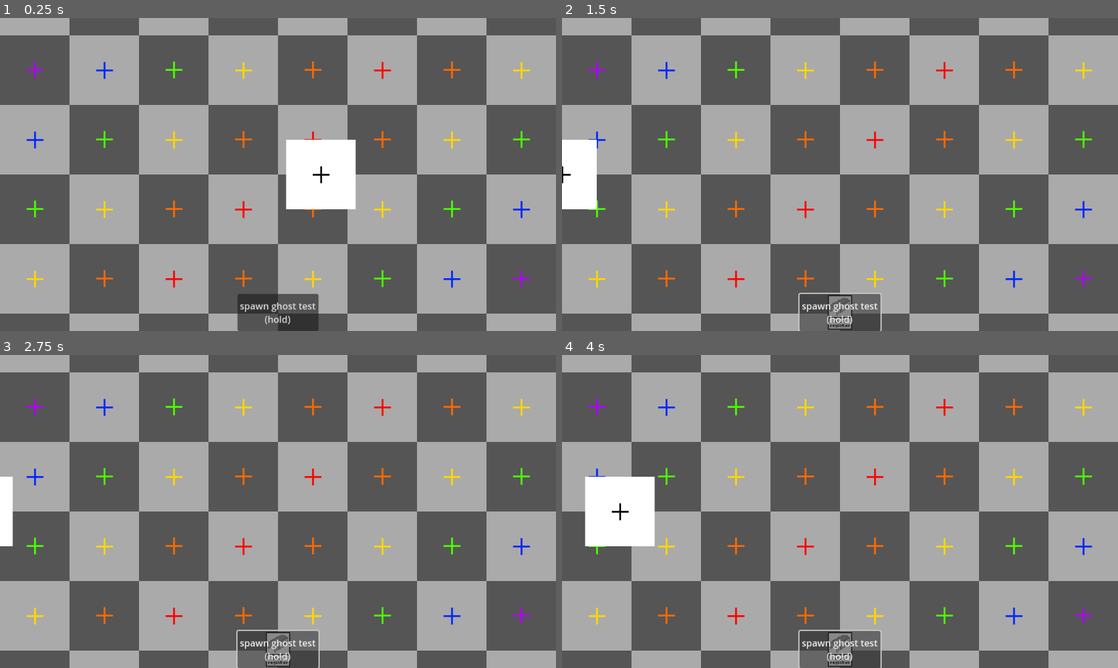
Above: before the commit, frames 1-4 (two rows, left to right).
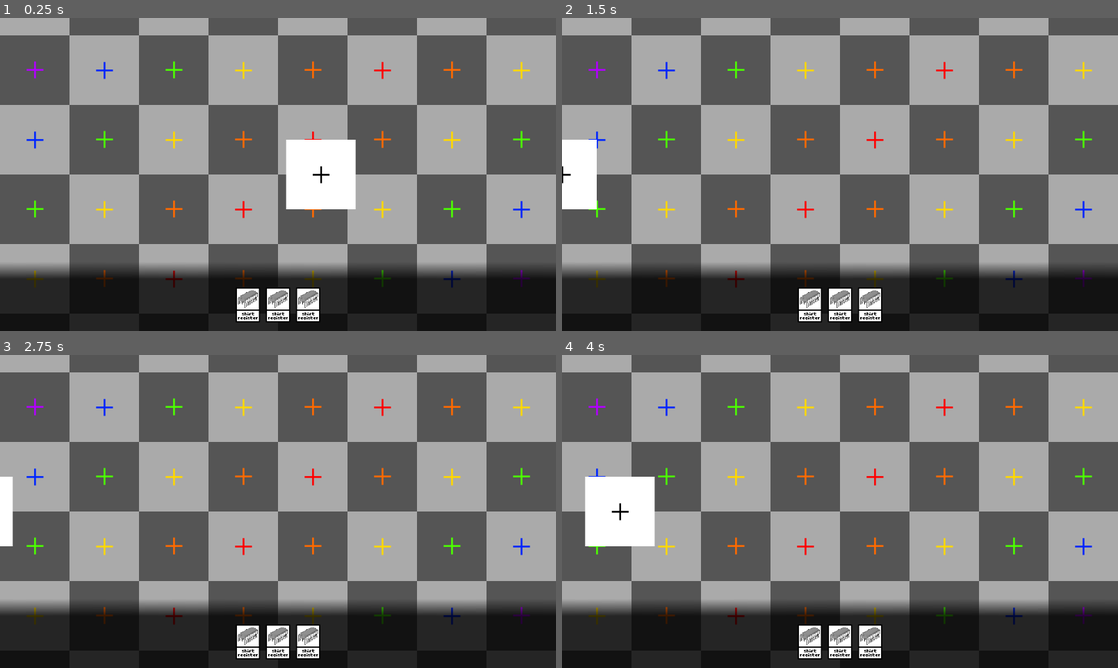
Above: after the commit, the same moments.

Repository: NobleMetalLabs/the-genesis-gambit
Game: Godot game, scene res://scn/tests/test.tscn
Same seed, same stepped clock (60 frames per second), same inputs: the game is played once before the commit and once after it.
Inputs (mouse positions are in pixels of both pictures, inside the frame that each line leads up to; where the layout moved, square brackets give the same spot in the first picture):
- Up to frame 1 (0.25 s): no input
- Up to frame 2 (1.5 s): click (840, 312) at 0.5 s, where only the run before the commit has a clickable "spawn ghost test (hold)"; click (812, 305) [840, 312] at 1.25 s
- Up to frame 3 (2.75 s): click (278, 642) [278, 649] at 2 s
- Up to frame 4 (4 s): click (867, 642) [840, 649] at 2.75 s; click (812, 642) [840, 649] at 3.5 s

The runs differ from the first frame. In frame 1, 21% of the frame differs, in the area x 0-100%, y 78-100%; in frame 2, 20%; in frame 3, 20%; in frame 4, 20%.

Commit message:
Testing out hand appearance
Very tentative

Diff:
--- a/scn/ui/ClientUI.tscn
+++ b/scn/ui/ClientUI.tscn
@@ -1,10 +1,12 @@
-[gd_scene load_steps=6 format=3 uid="uid://b4fmewjxtuggy"]
+[gd_scene load_steps=8 format=3 uid="uid://b4fmewjxtuggy"]
 
 [ext_resource type="Script" path="res://src/ui/ClientUI.gd" id="1_68p1r"]
 [ext_resource type="PackedScene" uid="uid://db8am01hwwg1q" path="res://scn/ui/UIFullCard.tscn" id="2_5wpux"]
 [ext_resource type="PackedScene" uid="uid://es3xnd1snslt" path="res://scn/ui/TempCard.tscn" id="2_fpva6"]
 [ext_resource type="Script" path="res://src/ui/CardInfoPanel.gd" id="3_73koh"]
+[ext_resource type="Texture2D" uid="uid://cdhjukcem57os" path="res://ast/image/ui/test-hand-bg.png" id="3_ahllg"]
 [ext_resource type="Texture2D" uid="uid://djjhjh04iwame" path="res://ast/image/cards/fgs/target-placeholder.png" id="5_kgfmm"]
+[ext_resource type="Texture2D" uid="uid://mxqovcc74tr" path="res://ast/image/cards/fgs/test-chip.png" id="7_ilnys"]
 
 [node name="CLIENT-UI" type="Control"]
 z_index = 1
@@ -16,21 +18,7 @@
 grow_vertical = 2
 script = ExtResource("1_68p1r")
 temp_card_scn = ExtResource("2_fpva6")
-
-[node name="Button" type="Button" parent="."]
-layout_mode = 1
-anchors_preset = 7
-anchor_left = 0.5
-anchor_top = 1.0
-anchor_right = 0.5
-anchor_bottom = 1.0
-offset_left = -70.0
-offset_top = -64.0
-offset_right = 70.0
-grow_horizontal = 2
-grow_vertical = 0
-text = "spawn ghost test
-(hold)"
+metadata/_edit_lock_ = true
 
 [node name="CARD-INFO-PANEL" type="Panel" parent="."]
 unique_name_in_owner = true
@@ -64,4 +52,34 @@
 visible = false
 texture = ExtResource("5_kgfmm")
 
-[connection signal="button_down" from="Button" to="." method="_on_button_button_down"]
+[node name="DeckBG" type="Sprite2D" parent="."]
+modulate = Color(1, 1, 1, 0.784314)
+z_index = 1
+position = Vector2(0, 420)
+texture = ExtResource("3_ahllg")
+centered = false
+
+[node name="HBoxContainer" type="HBoxContainer" parent="."]
+z_index = 1
+layout_mode = 0
+offset_top = 465.0
+offset_right = 960.0
+offset_bottom = 525.0
+theme_override_constants/separation = 10
+alignment = 1
+
+[node name="TextureButton" type="TextureButton" parent="HBoxContainer"]
+layout_mode = 2
+texture_normal = ExtResource("7_ilnys")
+
+[node name="TextureButton2" type="TextureButton" parent="HBoxContainer"]
+layout_mode = 2
+texture_normal = ExtResource("7_ilnys")
+
+[node name="TextureButton3" type="TextureButton" parent="HBoxContainer"]
+layout_mode = 2
+texture_normal = ExtResource("7_ilnys")
+
+[connection signal="button_down" from="HBoxContainer/TextureButton" to="." method="_on_button_button_down"]
+[connection signal="button_down" from="HBoxContainer/TextureButton2" to="." method="_on_button_button_down"]
+[connection signal="button_down" from="HBoxContainer/TextureButton3" to="." method="_on_button_button_down"]
--- a/src/ui/TempCard.gd
+++ b/src/ui/TempCard.gd
@@ -16,8 +16,9 @@
 func _input(event : InputEvent) -> void:
 	if not event is InputEventMouseButton: return
 	if event.button_index == MOUSE_BUTTON_LEFT and !event.pressed:
-		ui.gamefield.place_card(ui.gamefield.get_own_player(), metadata, global_position)
+		if visible: ui.gamefield.place_card(ui.gamefield.get_own_player(), metadata, global_position)
 		self.queue_free()
 
 func _process(_delta : float) -> void:
 	position = get_global_mouse_position()
+	visible = (position.y <= 465)
Binary file added: ast/image/ui/test-hand-bg.png
Not shown, added: ast/image/ui/test-hand-bg.png.import
